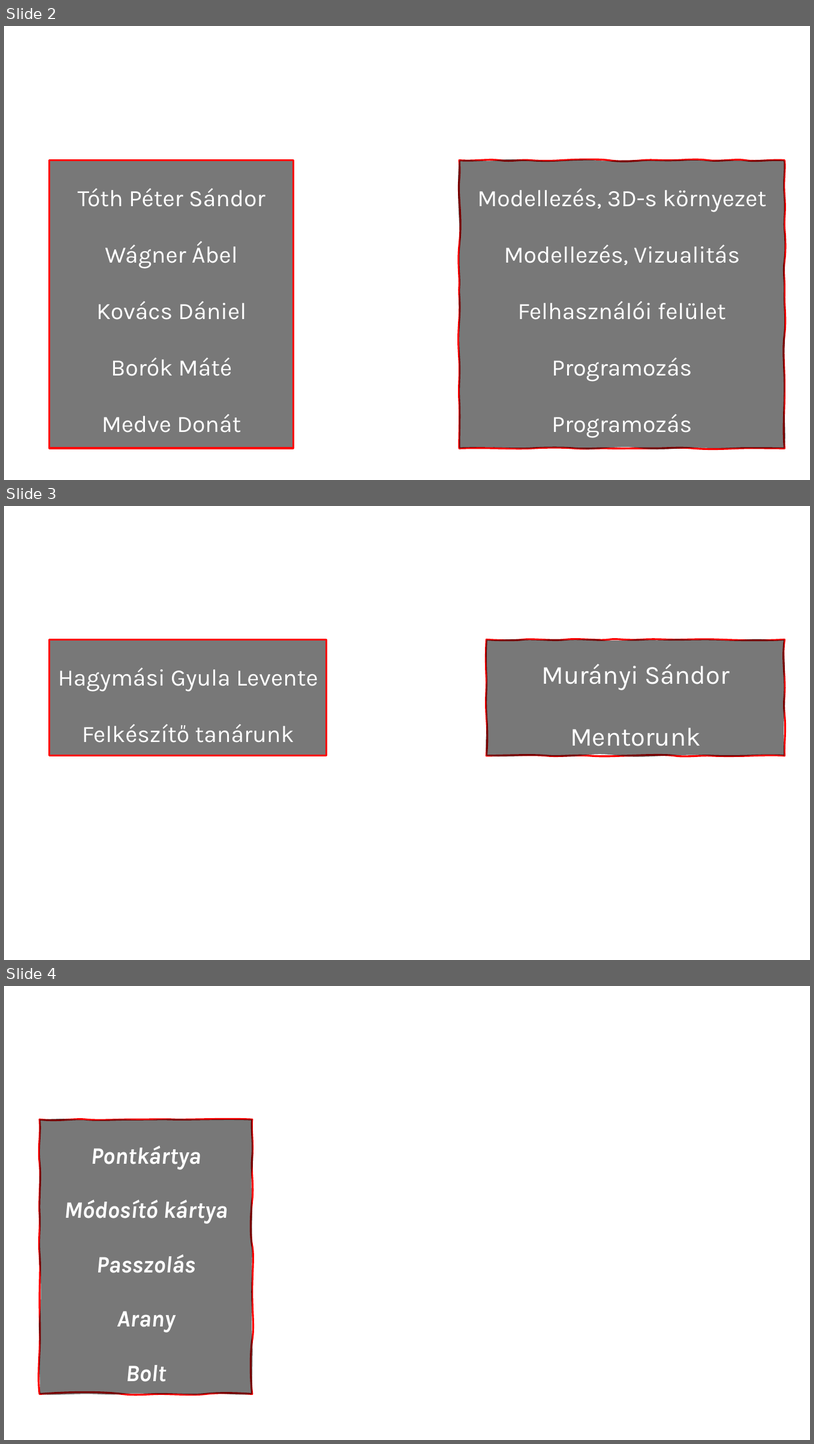
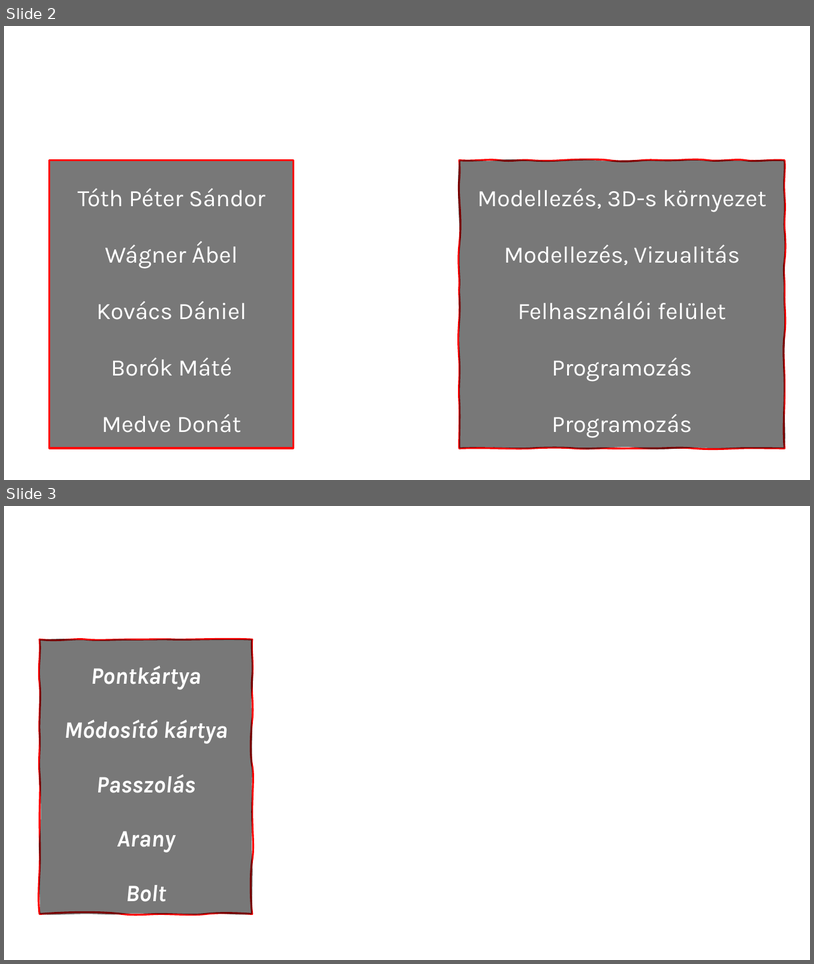
Before and after one commit to PITRv1/Woryn, a slide deck: Dusza2025-2026_v2.pptx. Shown one above the other, each under a label of ours: slides 2, 3 and 4 before the commit, slides 2 and 3 after it. The pictures are 814x1444 and 814x964 pixels, drawn with LibreOffice and Linux fonts; fonts in the diff are those of the drawing; background and template pictures are left out. Boxes give left, top, right and bottom in pixels: in the first picture for what was removed or moved away, otherwise in the second. Text is boxed around its words. In the diff, an @@ line names an element or a change of style, - is before the commit and + after.

```diff
--- a/Dusza2025-2026_v2.pptx
+++ b/Dusza2025-2026_v2.pptx
@@ slide 3 removed at (4, 506, 810, 960), background picture (left out) @@
@@ title removed at (50, 517, 786, 588) @@
-Csapatunk
@@ text removed at (50, 639, 326, 755) @@
-Hagymási Gyula Levente
-Felkészítő tanárunk
@@ freeform shape removed at (487, 640, 785, 756) @@
-Murányi Sándor
-Mentorunk
@@ what was slide 4 is now slide 3 @@
```
Also in this commit, not shown: 1 slide changed.
